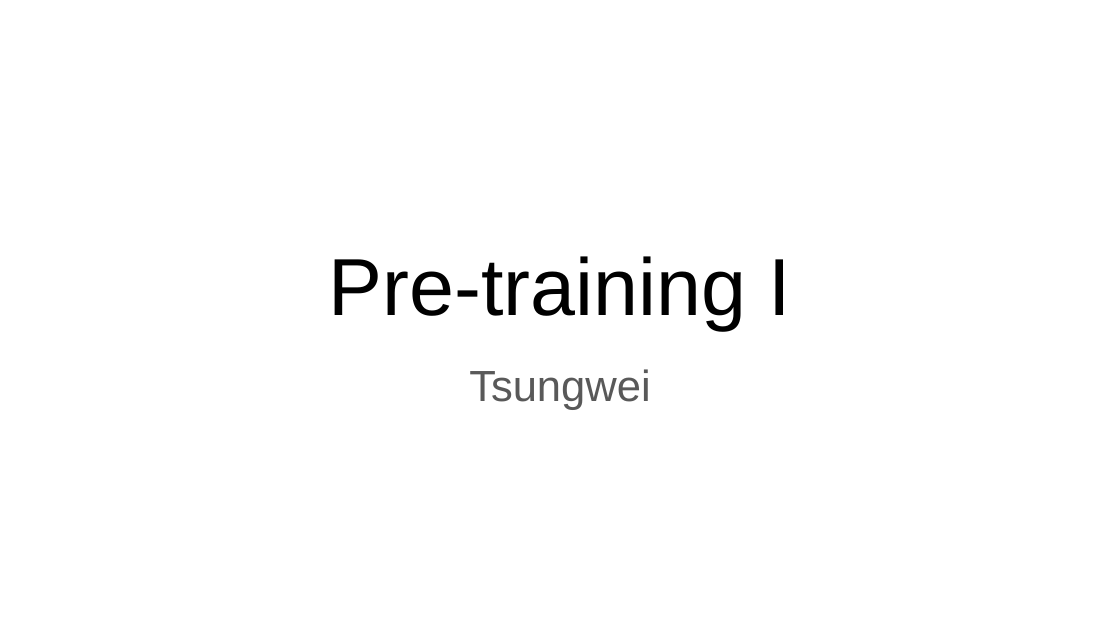
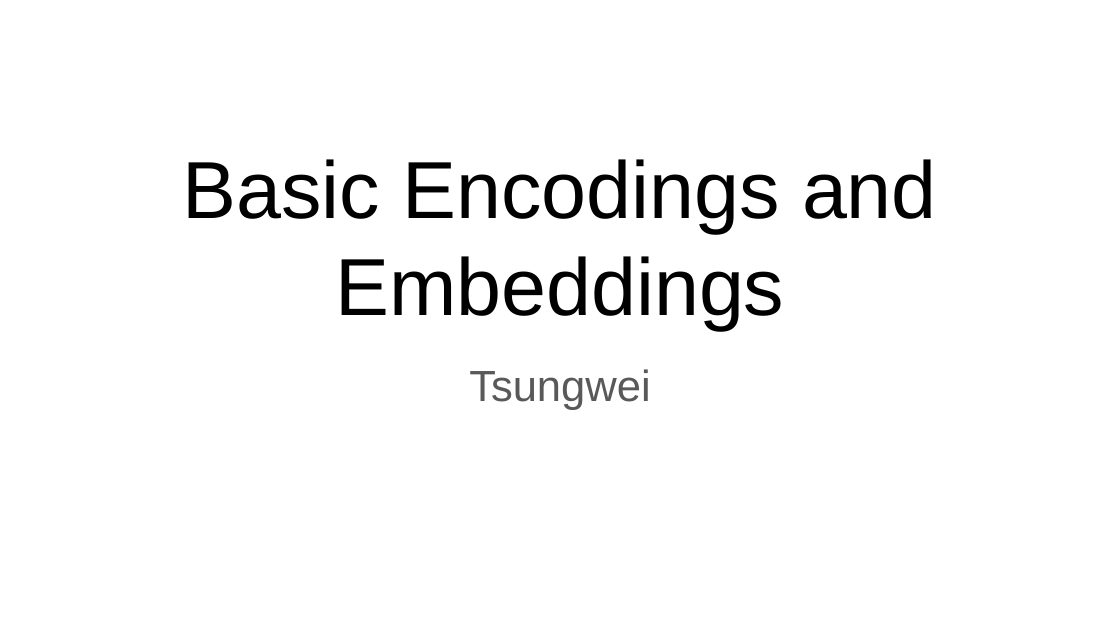
Before and after one commit to Cinnamon/2022GlobalBootcamp, a slide deck: slide 1 of natural_language_processing/Basic Encodings and Embeddings/Basic Encodings and Embeddings.pptx. Drawn at 1120x630 pixels with LibreOffice and Linux fonts; fonts in the diff are those of the drawing. Boxes give left, top, right and bottom in pixels: in the first picture for what was removed or moved away, otherwise in the second. Text is boxed around its words. In the diff, an @@ line names an element or a change of style, - is before the commit and + after.

```diff
--- a/natural_language_processing/Basic Encodings and Embeddings/Basic Encodings and Embeddings.pptx
+++ b/natural_language_processing/Basic Encodings and Embeddings/Basic Encodings and Embeddings.pptx
@@ title at (183,159,937,329): text changed @@
-Pre-training I
+Basic Encodings and Embeddings
```
Also in this commit, not shown: 3 other slides changed, 1 other file.
